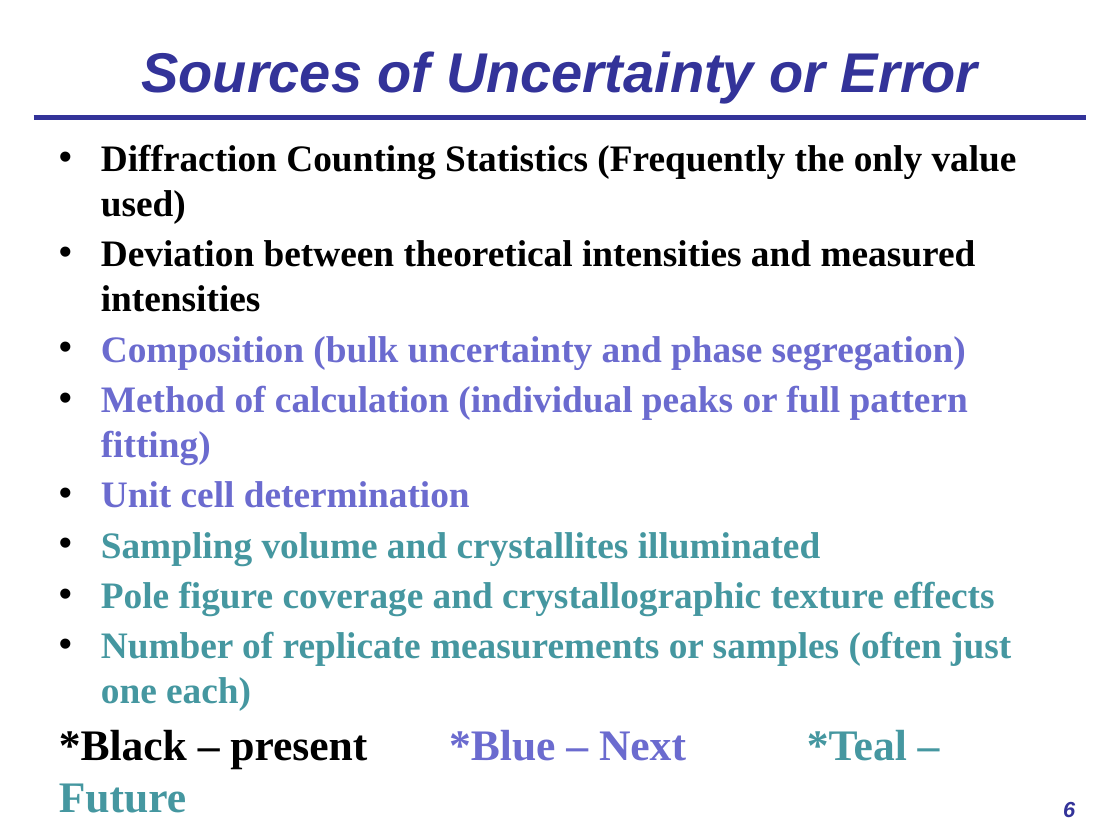
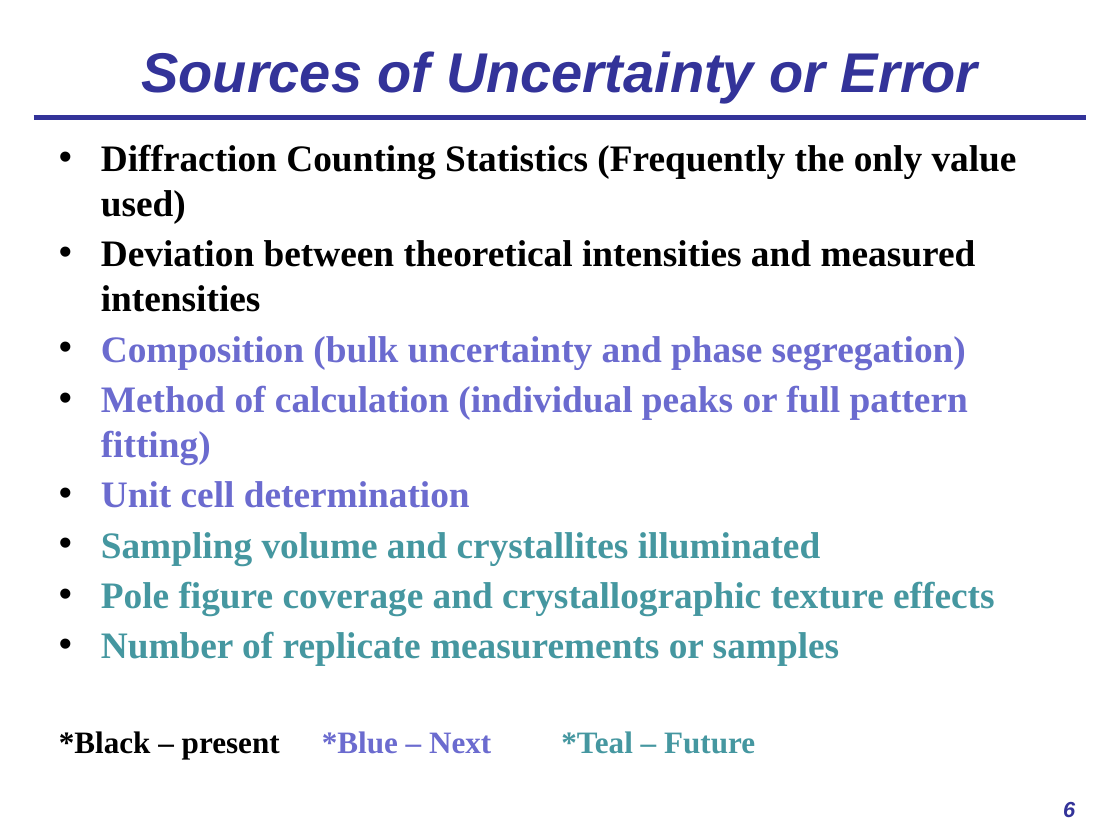
Before and after one commit to usnistgov/AusteniteCalculator, a slide deck: slide 6 of ASPPRC_presentation.pptx. Drawn at 1120x840 pixels with LibreOffice and Linux fonts; fonts in the diff are those of the drawing. Boxes give left, top, right and bottom in pixels: in the first picture for what was removed or moved away, otherwise in the second. Text is boxed around its words. In the diff, an @@ line names an element or a change of style, - is before the commit and + after.

```diff
--- a/ASPPRC_presentation.pptx
+++ b/ASPPRC_presentation.pptx
@@ text at (101, 631, 839, 666): text changed @@
-• Number of replicate measurements or samples (often just one each)
+• Number of replicate measurements or samples
@@ text at (59, 731, 755, 759): size 28 to 20 pt in "*Black – present *Blue – Next *Teal ..." @@
```
Also in this commit, not shown: 4 other slides changed, 1 slide added, 1 other file.
